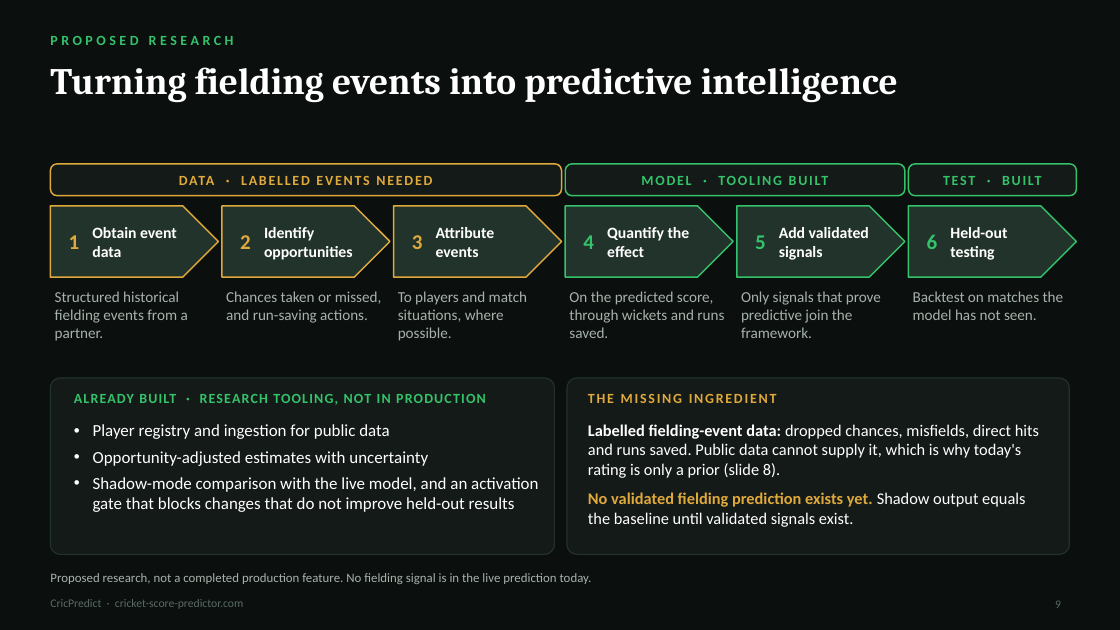
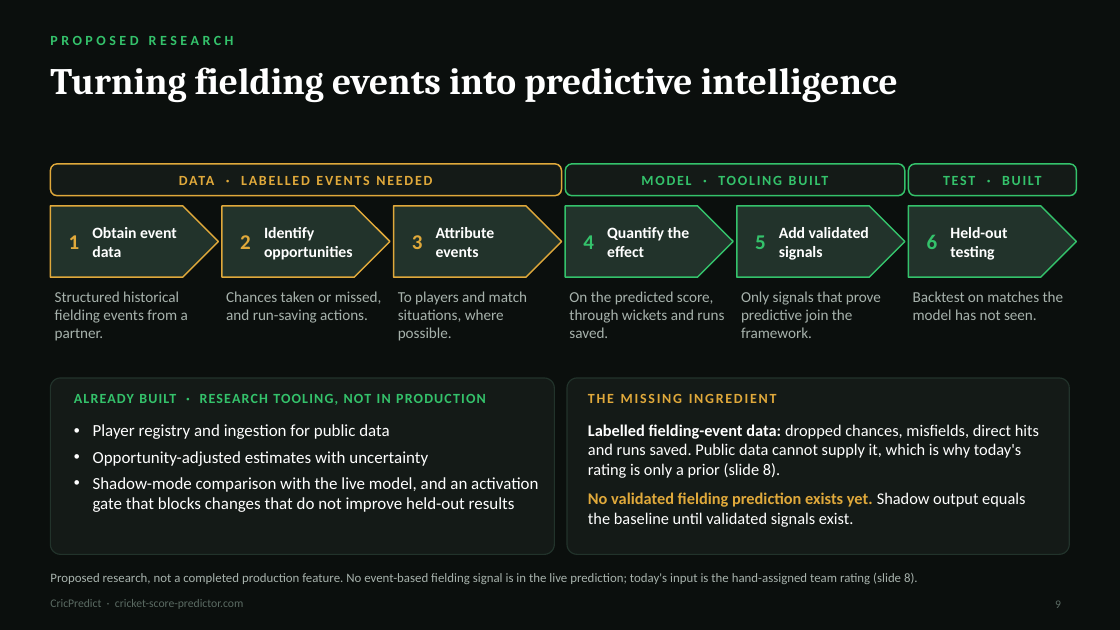
Before and after one commit to econsmaestro/cricket-score-predictor, a slide deck: slide 9 of presentation/CricPredict_Cricketviz.pptx. Drawn at 1120x630 pixels with LibreOffice and Linux fonts; fonts in the diff are those of the drawing. Boxes give left, top, right and bottom in pixels: in the first picture for what was removed or moved away, otherwise in the second. Text is boxed around its words. In the diff, an @@ line names an element or a change of style, - is before the commit and + after.

```diff
--- a/presentation/CricPredict_Cricketviz.pptx
+++ b/presentation/CricPredict_Cricketviz.pptx
@@ text at [50,573,918,584]: text changed @@
-Proposed research, not a completed production feature. No fielding signal is in the live prediction today.
+Proposed research, not a completed production feature. No event-based fielding signal is in the live prediction; today's input is the hand-assigned team rating (slide 8).
```
Also in this commit, not shown: 5 other files.
